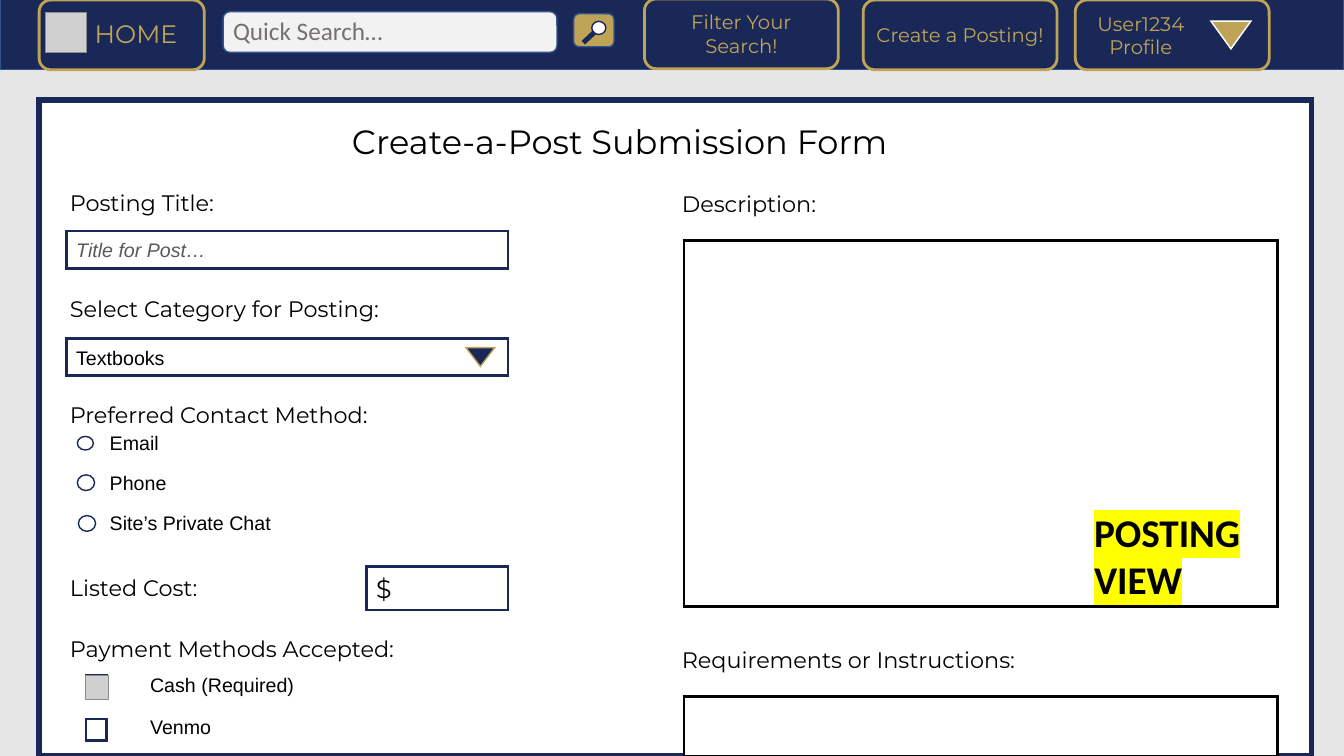
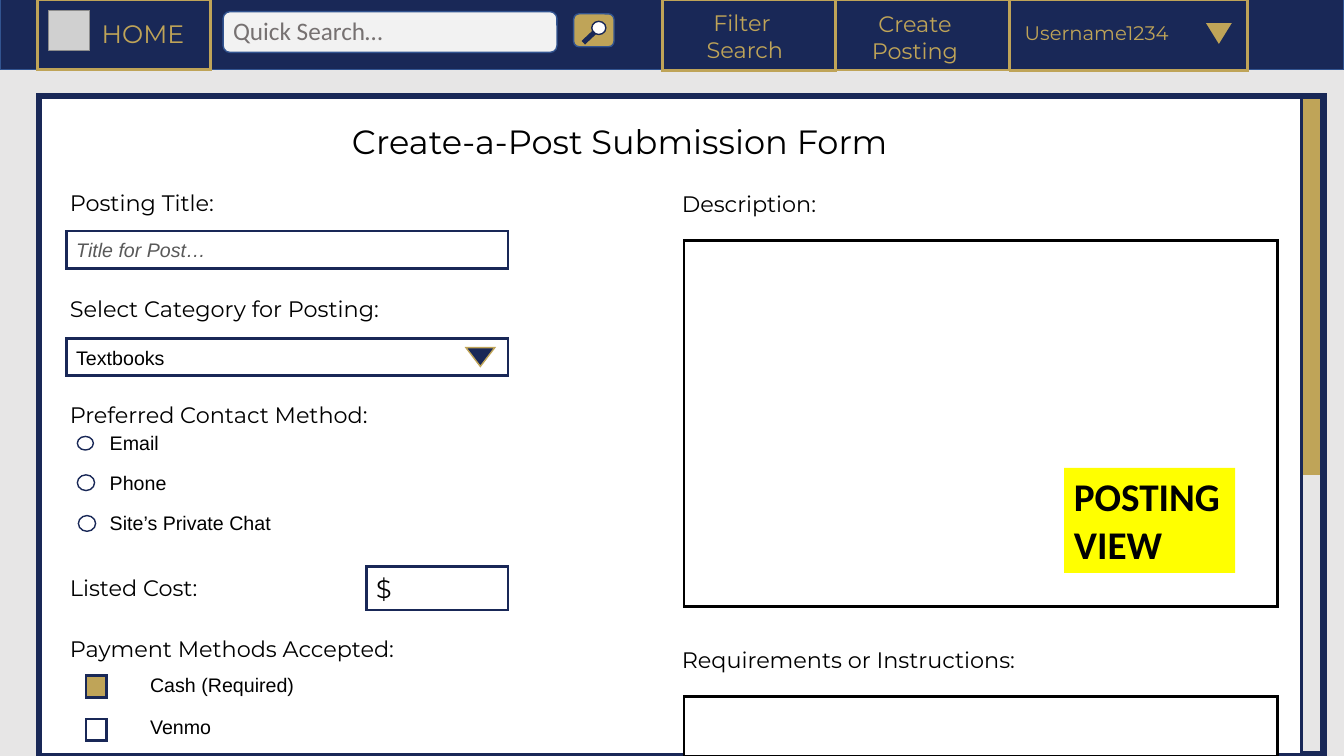
Before and after one commit to amm414/CS1530-Software-Engineering-Project, a slide deck: slide 2 of documentation/Mockups/powerpoint-pdf-mocks/mock-views.pptx. Drawn at 1344x756 pixels with LibreOffice and Linux fonts; fonts in the diff are those of the drawing; grey boxes stand for pictures; background and template pictures are left out. Boxes give left, top, right and bottom in pixels: in the first picture for what was removed or moved away, otherwise in the second. Text is boxed around its words. In the diff, an @@ line names an element or a change of style, - is before the commit and + after.

```diff
--- a/documentation/Mockups/powerpoint-pdf-mocks/mock-views.pptx
+++ b/documentation/Mockups/powerpoint-pdf-mocks/mock-views.pptx
@@ rectangle: place and size @@
-rectangle at (39,0,205,70)
+rectangle at (37,0,211,70)
@@ rectangle at (37,0,211,70): rounded rectangle to rectangle @@
@@ text "HOME": place and size @@
-text "HOME" at (95,25,178,43)
+text "HOME" at (102,25,185,43)
@@ text "Filter": place and size @@
-text "Filter" at (644,0,838,69)
+text "Filter" at (707,14,783,58)
@@ text "Filter" at (707,14,783,58): vertical alignment middle to top; fill #192857 to none; outline #BFA458 2 pt to none @@
@@ text at (707,14,783,58): text changed; size 14 to 16 pt @@
-Filter Your Search!
+Filter
+Search
@@ text "Create Posting" at (872,16,958,64): vertical alignment middle to top; fill #192857 to none; outline #BFA458 2 pt to none @@
@@ text "Create Posting": place and size @@
-text "Create Posting" at (863,0,1057,70)
+text "Create Posting" at (872,16,958,64)
@@ text at (872,16,958,64): text changed; size 14 to 16 pt @@
-Create a Posting!
+Create Posting
@@ group added at (662,0,1248,71): 3 rectangles, 1 text @@
+Username1234
@@ rounded rectangle removed at (1076,0,1269,70) @@
@@ text removed at (1097,17,1184,54) @@
-User1234
-Profile
@@ triangle: place and size @@
-triangle at (1211,21,1251,49)
+triangle at (1205,22,1234,45)
@@ triangle at (1205,22,1234,45): outline #FFFFFF 1 pt to #192857 1 pt @@
@@ rectangle: place and size @@
-rectangle at (39,100,1312,756)
+rectangle at (39,96,1325,756)
@@ rectangle added at (1302,98,1322,753), fill #E7E6E6, outline #192857 2 pt @@
@@ rectangle added at (1304,100,1320,475), fill #BFA458, outline #BFA458 1 pt @@
@@ rectangle "POSTING VIEW": place and size @@
-rectangle "POSTING VIEW" at (1094,521,1240,594)
+rectangle "POSTING VIEW" at (1065,468,1236,573)
@@ rectangle "POSTING VIEW" at (1065,468,1236,573): fill none to #FFFF00 @@
@@ picture removed at (85,676,108,699) @@
@@ rectangle at (86,676,107,697): fill #192857 to #BFA458 @@
```
Also in this commit, not shown: 1 other slide changed, 1 other file.
